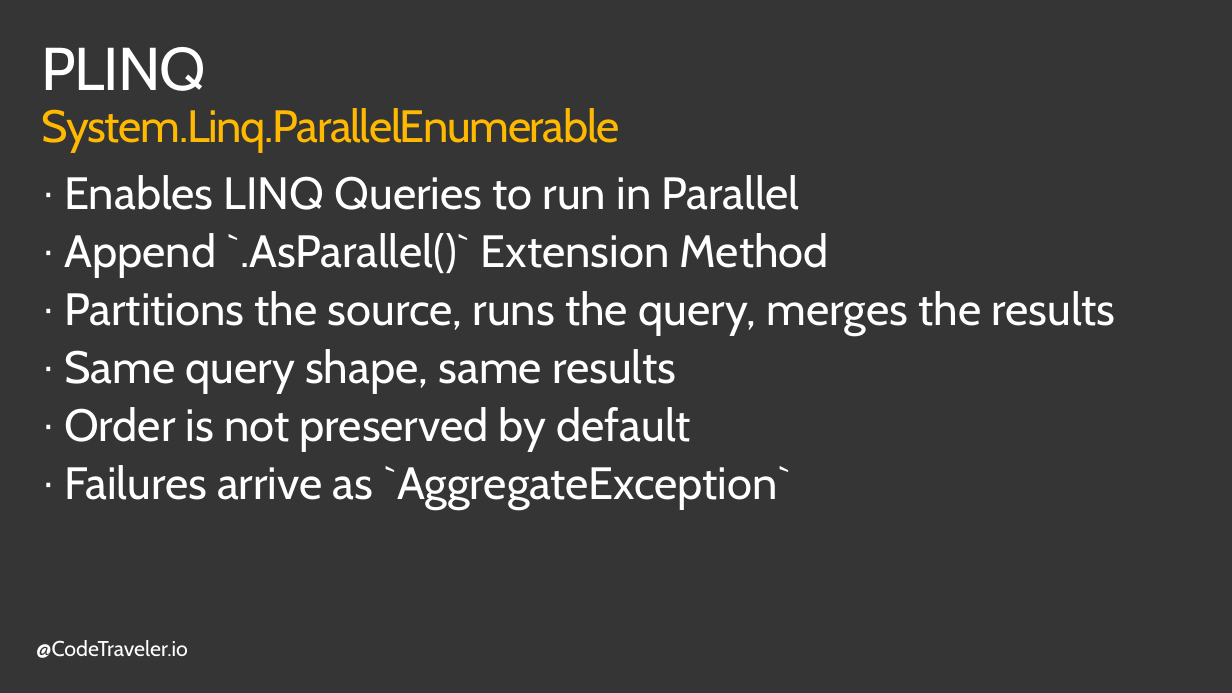
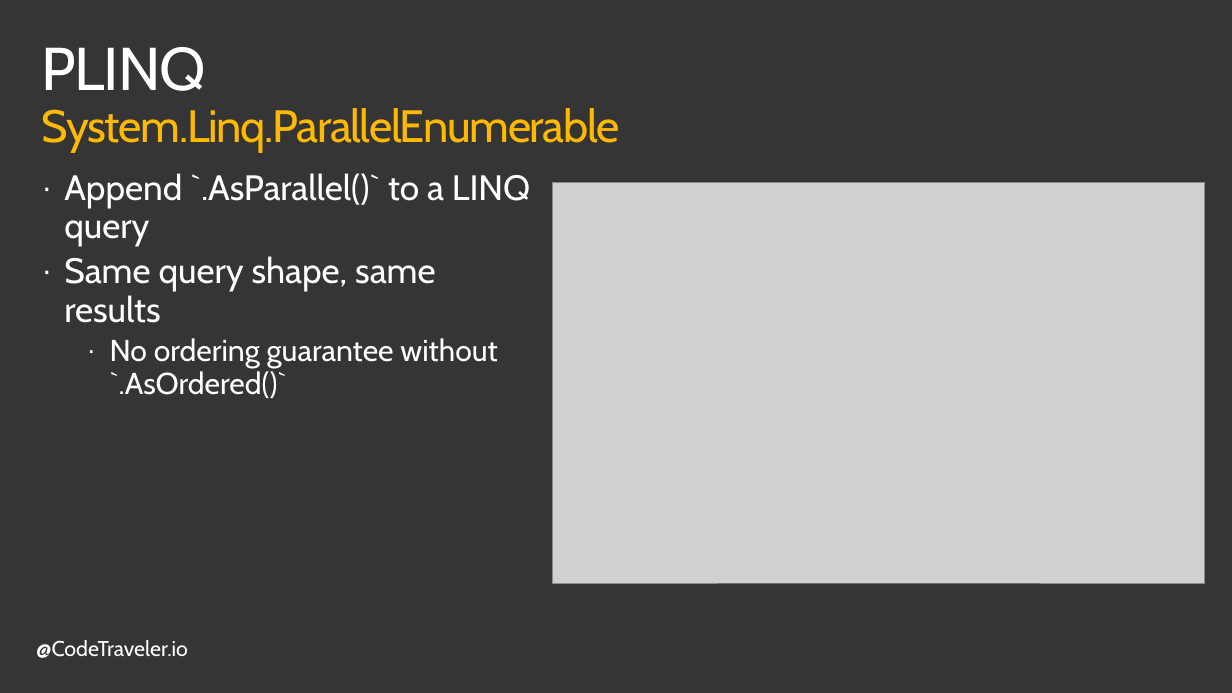
Before and after one commit to TheCodeTraveler/BecomeAnExpertWithAsyncAwait, a slide deck: slide 13 of 7. Data Parallelism/DataParallelism.pptx. Drawn at 1232x693 pixels with LibreOffice and Linux fonts; fonts in the diff are those of the drawing; grey boxes stand for pictures; background and template pictures are left out. Boxes give left, top, right and bottom in pixels: in the first picture for what was removed or moved away, otherwise in the second. Text is boxed around its words. In the diff, an @@ line names an element or a change of style, - is before the commit and + after.

```diff
--- a/7. Data Parallelism/DataParallelism.pptx
+++ b/7. Data Parallelism/DataParallelism.pptx
@@ text at box(64, 173, 530, 247): text changed; size 36 to 28 pt @@
-· Enables LINQ Queries to run in Parallel
-· Append `.AsParallel()` Extension Method
-· Partitions the source, runs the query, merges the results
+· Append `.AsParallel()` to a LINQ query
@@ picture added at box(553, 182, 1205, 582) @@
@@ text at box(64, 256, 435, 323): size 36 to 28 pt in "Same query shape, same results"; less space between paragraphs @@
@@ text at box(110, 338, 497, 398): text changed; size 36 to 24 pt @@
-· Order is not preserved by default
-· Failures arrive as `AggregateException`
+    · No ordering guarantee without `.AsOrdered()`
```
Also in this commit, not shown: 2 other slides changed, 2 slides added, 1 slide removed.
